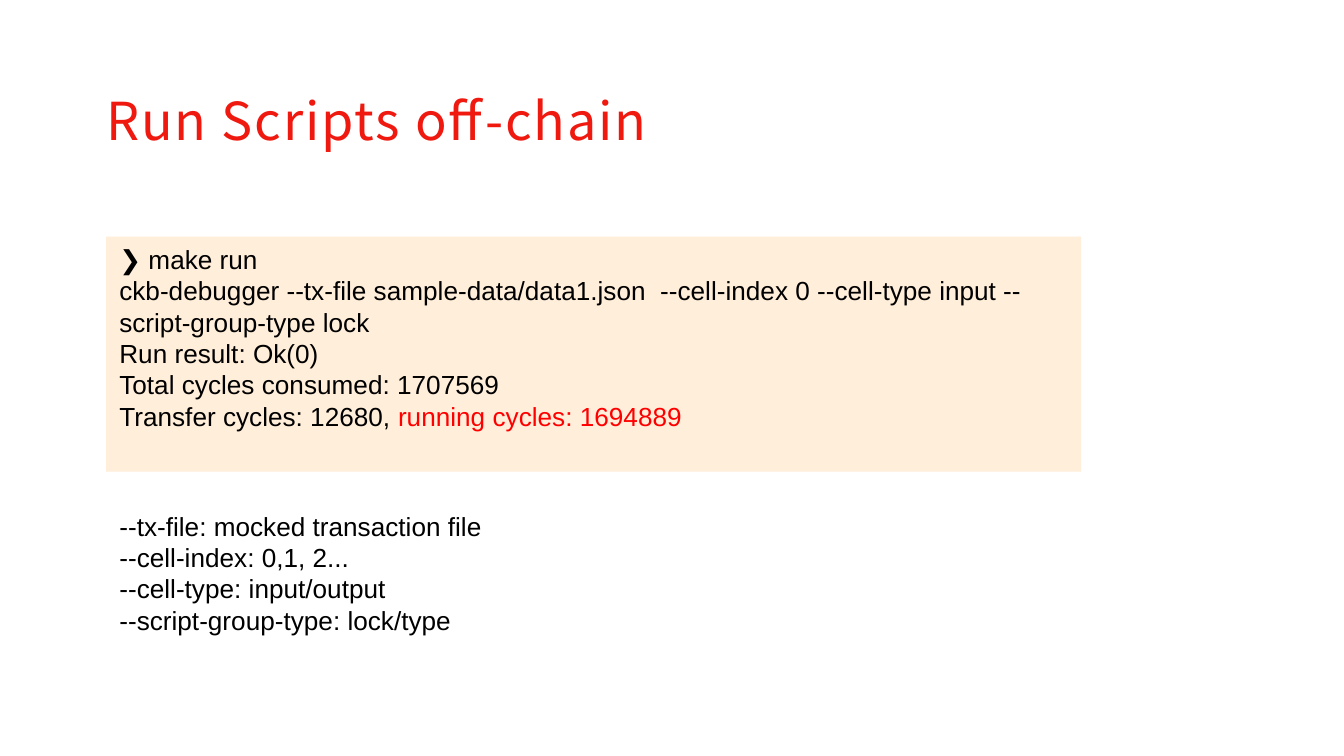
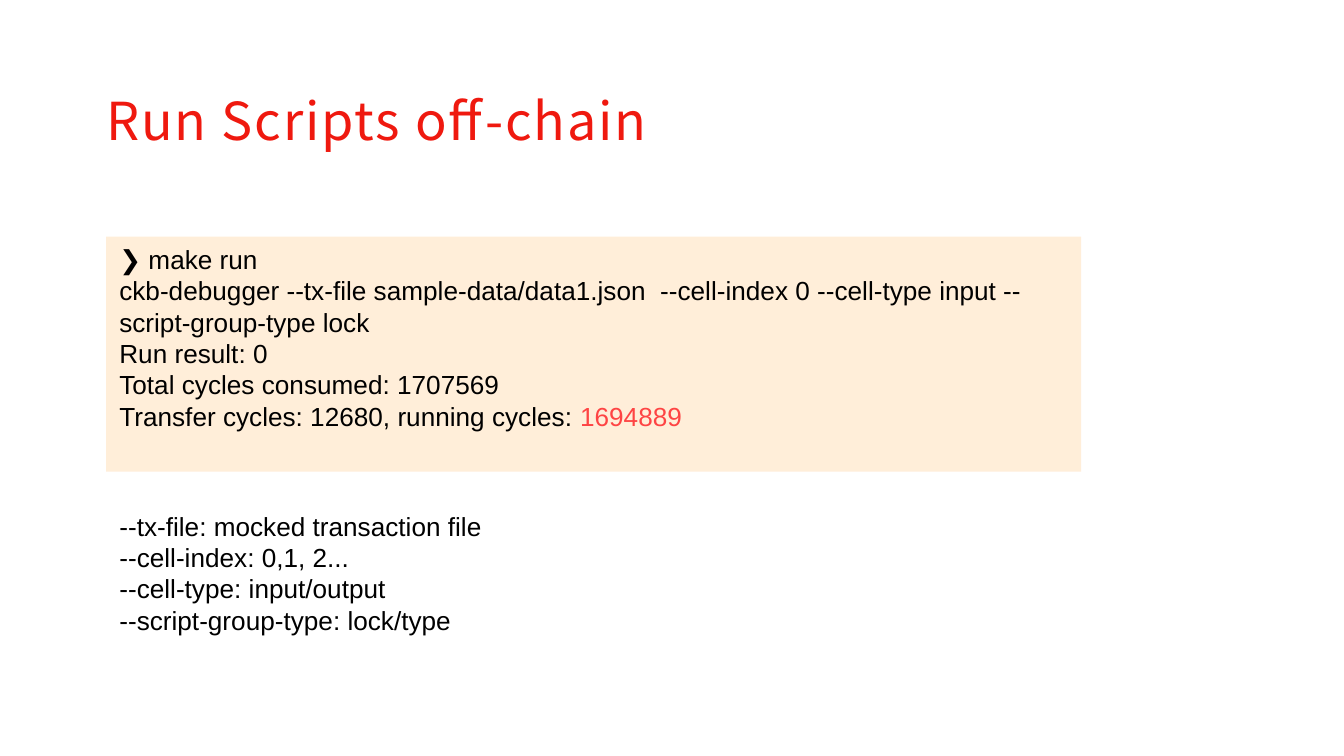
Before and after one commit to XuJiandong/ckb-debugger-playground, a slide deck: slide 5 of slides/presentation.pptx. Drawn at 1344x756 pixels with LibreOffice and Linux fonts; fonts in the diff are those of the drawing; background and template pictures are left out. Boxes give left, top, right and bottom in pixels: in the first picture for what was removed or moved away, otherwise in the second. Text is boxed around its words. In the diff, an @@ line names an element or a change of style, - is before the commit and + after.

Commit message:
update slides

```diff
--- a/slides/presentation.pptx
+++ b/slides/presentation.pptx
@@ text in rectangle at [119, 344, 268, 364]: text changed @@
-Run result: Ok(0)
+Run result: 0
@@ text in rectangle at [119, 407, 682, 432]: text colour #FF0000 to #000000 in "running cycles:"; text colour #FF0000 to gradient #FE4444 to #832B2B in "1694889" @@
```
